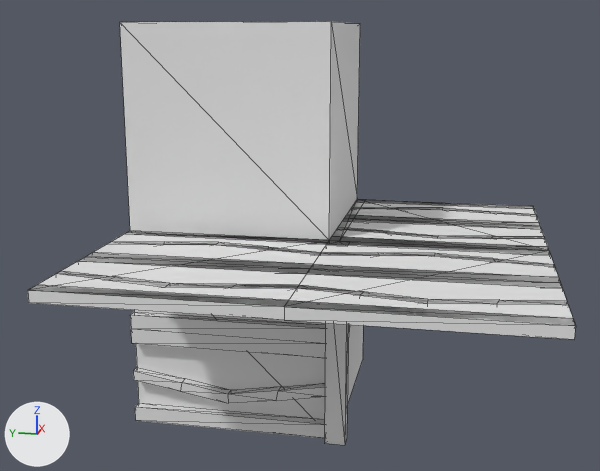
Before and after pictures for a commit that changed the OBJ model Data/bmc/tiles/t_206.obj.
Camera for both pictures: a camera (50 mm lens) standing at (-1.885, -0.306, 0.479) and looking at (-0.011, 0.069, 0.011). Every picture has the same lights, and +X, +Y and +Z are marked at lower left. Mesh edges are drawn as thin lines. Where no turn or scale is listed for an object, it has been applied to the vertices.

Names of what the first picture shows: 't_206'.
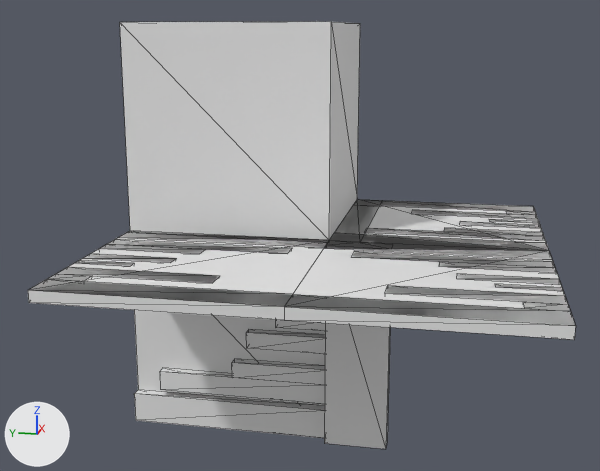
Location of each change, (x1, y1, x2, y2) in pixels of the pictures (600 x 471 px; the box of a moved part takes in the faces that stretch with it):
't_206', reshaped
    before: (28, 22, 576, 445)
    after: (28, 22, 576, 449)
part 1 of me_t_206, added
    after: (276, 320, 325, 331)
part 2 of me_t_206, added
    after: (246, 329, 325, 354)
part 3 of me_t_206, added
    after: (489, 219, 539, 223)
part 4 of me_t_206, added
    after: (75, 260, 134, 266)
part 5 of me_t_206, added
    after: (495, 284, 563, 291)
part 6 of me_t_206, added
    after: (460, 221, 541, 228)
part 7 of me_t_206, added
    after: (84, 253, 176, 263)
part 8 of me_t_206, added
    after: (457, 273, 561, 285)
part 9 of me_t_206, rebuilt
    before: (108, 241, 555, 267)
    after: (353, 252, 556, 273)
part 10 of me_t_206, rebuilt (14% narrower, 24% taller)
    before: (133, 367, 325, 403)
    after: (160, 359, 325, 404)
part 11 of me_t_206, rebuilt
    before: (341, 228, 545, 239)
    after: (364, 228, 546, 241)
part 12 of me_t_206, added
    after: (99, 239, 292, 254)
part 13 of me_t_206, deleted
    before: (130, 312, 325, 358)
part 14 of me_t_206, deleted
    before: (344, 215, 540, 229)
part 15 of me_t_206, moved or reshaped
    before: (29, 200, 574, 445)
    after: (30, 200, 575, 449)

The edits, one by one:
me_t_206 is used by ob_t_206; location (0.0, 0.0, 0.0).
me_t_206 had 260 vertices, 512 faces and spanned x -0.5..0.5, y -0.5..0.5, z -0.5..0.5.
me_t_206 now has 234 vertices, 422 faces and spans x -0.5..0.5, y -0.5..0.5, z -0.5..0.5.
me_t_206 part 1: a new loose piece, a box spanning x -0.025..0.0, y 0.0..0.126, z -0.218..-0.193.
me_t_206 part 2: a new loose piece, a box spanning x -0.025..0.0, y 0.0..0.2, z -0.277..-0.237.
me_t_206 part 3: a new loose piece, a box spanning x 0.282..0.307, y -0.5..-0.374, z -0.025..0.0.
me_t_206 part 4: a new loose piece, a box spanning x -0.307..-0.282, y 0.374..0.5, z -0.025..0.0.
me_t_206 part 5: a new loose piece, a box spanning x -0.307..-0.282, y -0.5..-0.374, z -0.025..0.0.
me_t_206 part 6: a new loose piece, a box spanning x 0.223..0.263, y -0.5..-0.3, z -0.025..0.0.
me_t_206 part 7: a new loose piece, a box spanning x -0.263..-0.223, y 0.3..0.5, z -0.025..0.0.
me_t_206 part 8: a new loose piece, a box spanning x -0.263..-0.223, y -0.5..-0.3, z -0.025..0.0.
me_t_206 part 9: the loose piece of 36 vertices spanning x -0.138..-0.071, y -0.5..0.5, z -0.025..0.0 is rebuilt with 14 vertices and now spans x -0.182..-0.092, y -0.5..-0.071, z -0.025..0.0.
me_t_206 part 10: the loose piece of 20 vertices spanning x -0.025..0.0, y 0.0..0.5, z -0.429..-0.363 is rebuilt with 14 vertices and now spans x -0.025..0.0, y 0.0..0.429, z -0.408..-0.318.
me_t_206 part 11: the loose piece of 20 vertices spanning x 0.071..0.138, y -0.5..0.0, z -0.025..0.0 is rebuilt with 14 vertices and now spans x 0.092..0.182, y -0.5..-0.071, z -0.025..0.0.
me_t_206 part 12: a new loose piece of 14 vertices spanning x -0.182..-0.092, y 0.071..0.5, z -0.025..0.0.
me_t_206 part 13: the loose piece of 12 vertices spanning x -0.025..0.0, y 0.0..0.5, z -0.288..-0.213 is deleted.
me_t_206 part 14: the loose piece of 12 vertices spanning x 0.213..0.287, y -0.5..0.0, z -0.025..0.0 is deleted.
me_t_206 part 15: 130 vertices removed from x -0.463..0.5, y -0.5..0.5, z -0.5..0.0; 84 vertices added at x -0.425..0.5, y -0.5..0.5, z -0.5..0.0.
